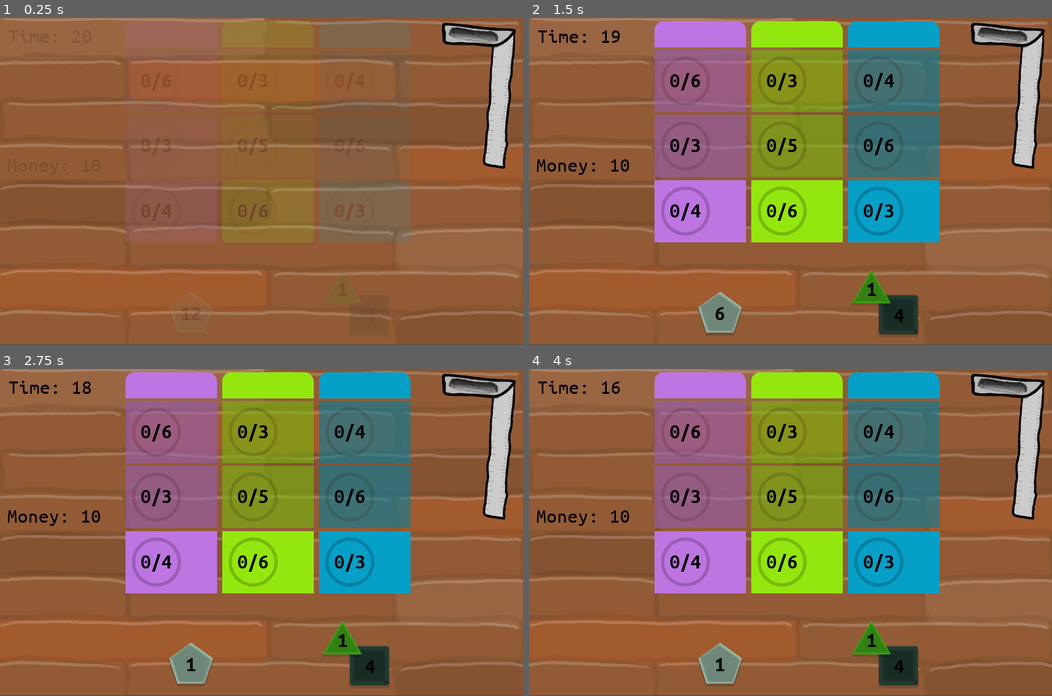
Above: before the commit, frames 1-4 (two rows, left to right).
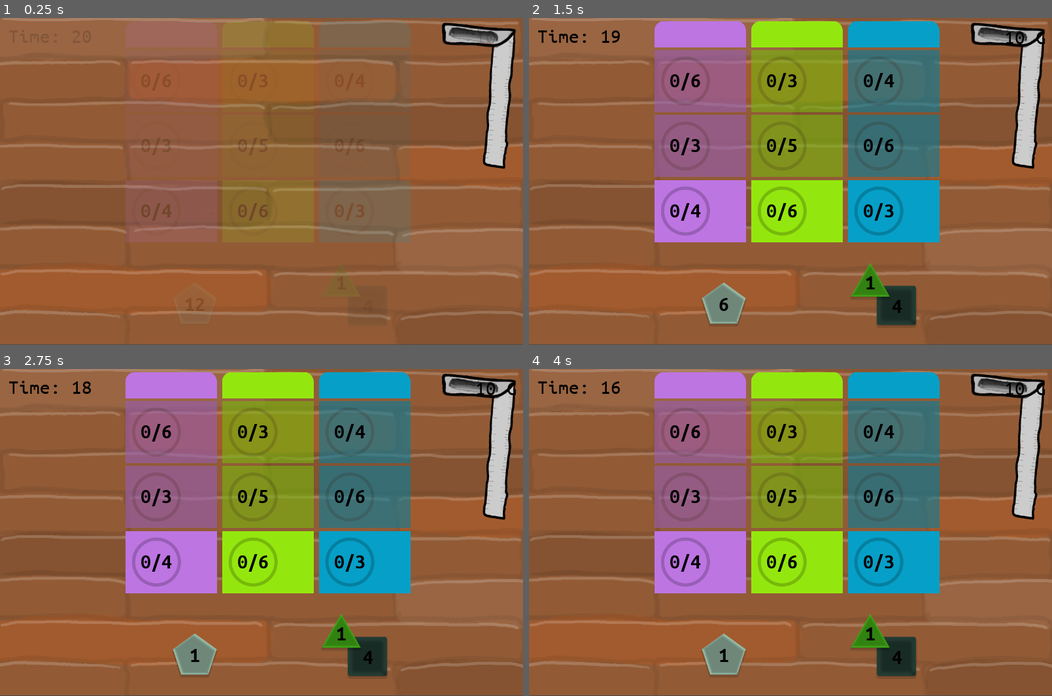
Above: after the commit, the same moments.

Repository: matzebond/DiceRepair
Game: Godot game, scene res://scenes/screens/RootNode.tscn
The game is run twice, just before and just after one commit, with the same random seed, the same clock (stepped at 60 frames per second) and the same inputs.
Inputs (mouse positions are in pixels of both pictures, inside the frame that each line leads up to):
- Up to frame 1 (0.25 s): no input
- Up to frame 2 (1.5 s): drag from (900, 315) to (701, 80) at 0.52 s; tap Enter at 1.25 s; drag from (868, 289) to (701, 80) at 1.27 s
- Up to frame 3 (2.75 s): tap Space at 2 s; move the mouse to (188, 663) at 2.02 s; click (188, 663) at 2.17 s
- Up to frame 4 (4 s): tap Enter at 2.75 s; drag from (764, 597) to (701, 496) at 2.77 s; tap Space at 3.5 s; move the mouse to (947, 581) at 3.52 s; click (947, 581) at 3.67 s

The runs differ from the first frame. In frame 1, less than 0.1% of the frame differs, in the area x 37-99%, y 4-87%; in frame 2, 1.9%, in the area x 1-99%, y 4-97%; in frame 3, 1.9%; in frame 4, 1.9%.

Commit message:
money & round_time

Diff:
--- a/scenes/screens/GameScene.gd
+++ b/scenes/screens/GameScene.gd
@@ -1,5 +1,7 @@
 extends Node2D
 const Die = preload("res://scenes/die/Die.tscn")
+
+const ROUND_TIME = 20
 
 signal money_changed(money)
 
@@ -15,7 +17,7 @@
 
 func start_scene(dice):
     game_running = true
-    time = 20
+    time = ROUND_TIME
     emit_signal("money_changed", money)
     for die in dice:
         var die_inst = Die.instance().init(die[0], die[1], die[2])
--- a/scenes/screens/GameScene.tscn
+++ b/scenes/screens/GameScene.tscn
@@ -27,13 +27,14 @@
 }
 
 [node name="Money" type="Label" parent="."]
-margin_left = 17.3307
-margin_top = 334.903
-margin_right = 305.331
-margin_bottom = 385.903
+margin_left = 1070.0
+margin_top = 23.0
+margin_right = 1266.0
+margin_bottom = 74.0
 custom_fonts/font = ExtResource( 5 )
 custom_colors/font_color = Color( 0, 0, 0, 1 )
-text = "Money: "
+text = "0 G"
+align = 2
 script = ExtResource( 8 )
 __meta__ = {
 "_edit_use_anchors_": false
@@ -52,6 +53,6 @@
 color = Color( 0.0235294, 0.623529, 0.780392, 1 )
 
 [node name="DieArea" parent="." instance=ExtResource( 4 )]
-position = Vector2( 636.237, 688.988 )
-scale = Vector2( 6.2, 1 )
+position = Vector2( 640, 670 )
+scale = Vector2( 6, 0.9 )
 [connection signal="money_changed" from="." to="Money" method="_on_GameScene_money_changed"]
--- a/scenes/ui/Money.gd
+++ b/scenes/ui/Money.gd
@@ -1,4 +1,4 @@
 extends Label
 
 func _on_GameScene_money_changed(money):
-    text = "Money: " + str(money)
+    text = str(money) + " G"
